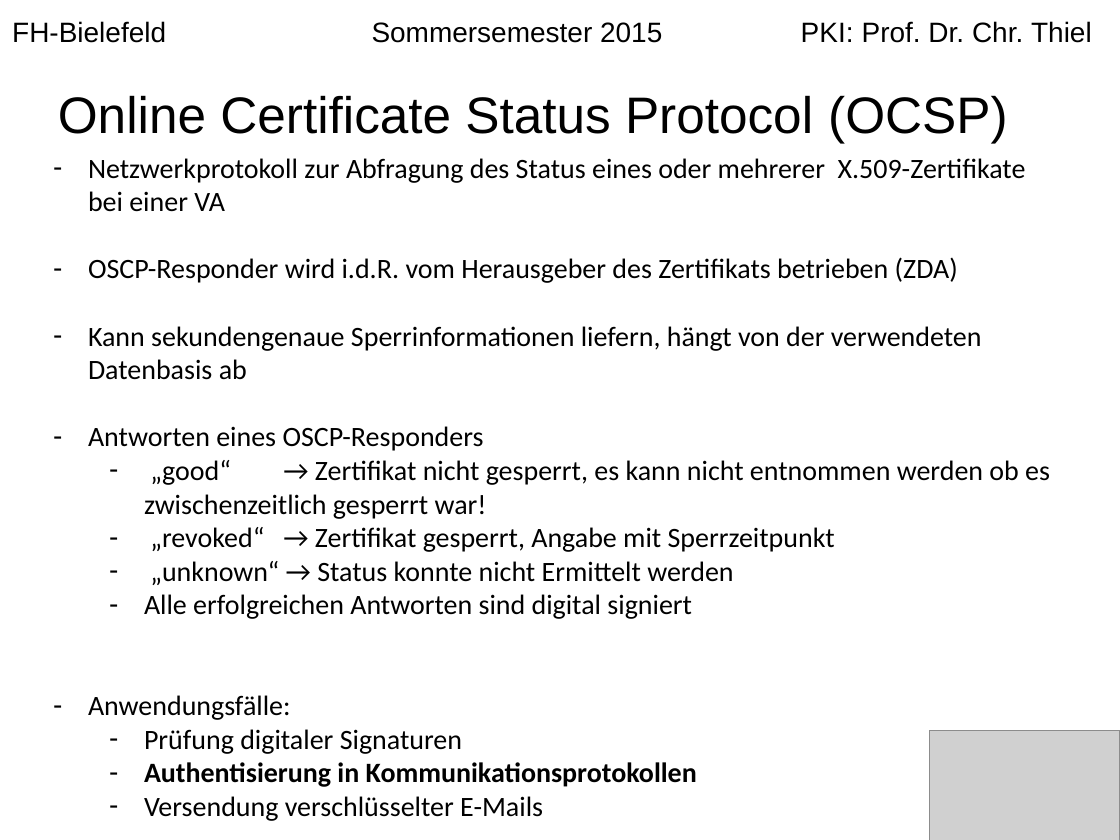
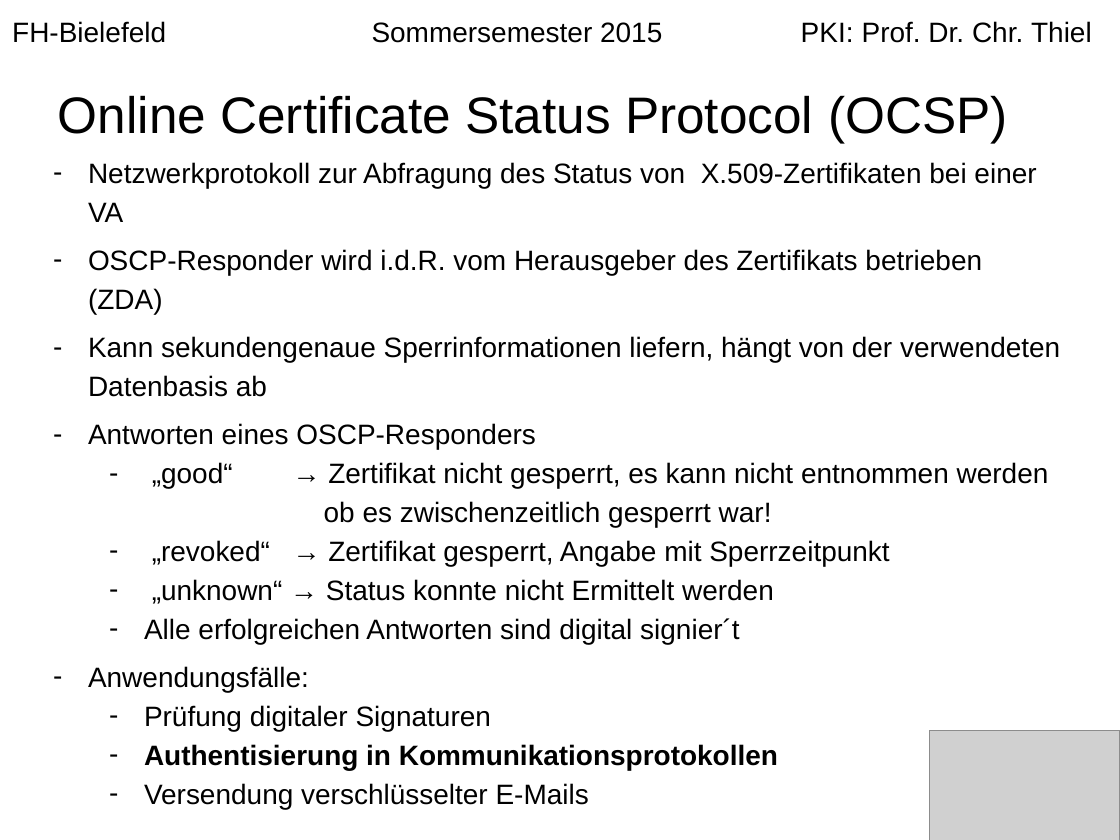
Before and after one commit to langec/pki, a slide deck: slide 11 of Erstellung_einer_PKI.pptx (slide 10 before the commit). Drawn at 1120x840 pixels with LibreOffice and Linux fonts; fonts in the diff are those of the drawing; grey boxes stand for pictures. Boxes give left, top, right and bottom in pixels: in the first picture for what was removed or moved away, otherwise in the second. Text is boxed around its words. In the diff, an @@ line names an element or a change of style, - is before the commit and + after.

```diff
--- a/Erstellung_einer_PKI.pptx
+++ b/Erstellung_einer_PKI.pptx
@@ text at <box>88,162,1036,222</box>: text changed; font Calibri to Arial @@
-– Netzwerkprotokoll zur Abfragung des Status eines oder mehrerer X.509-Zertifikate bei einer VA
+– Netzwerkprotokoll zur Abfragung des Status von X.509-Zertifikaten bei einer VA
@@ text at <box>88,249,1060,809</box>: font Calibri to Arial in "OSCP-Responder wird i.d.R. vom Herausgeber des Zertifikats ...", "Kann sekundengenaue Sperrinformationen liefern, hängt von de ...", "Antworten eines OSCP-Responders", "„good“ → Zertifikat nicht gesperrt, es kann ..." and 6 more places; line spacing 1 to 25pt; more space between paragraphs @@
@@ text at <box>144,618,740,644</box>: text changed; font Calibri to Arial @@
-  – Alle erfolgreichen Antworten sind digital signiert
+  – Alle erfolgreichen Antworten sind digital signier´t
```
Also in this commit, not shown: 9 other slides changed, 1 slide removed.
